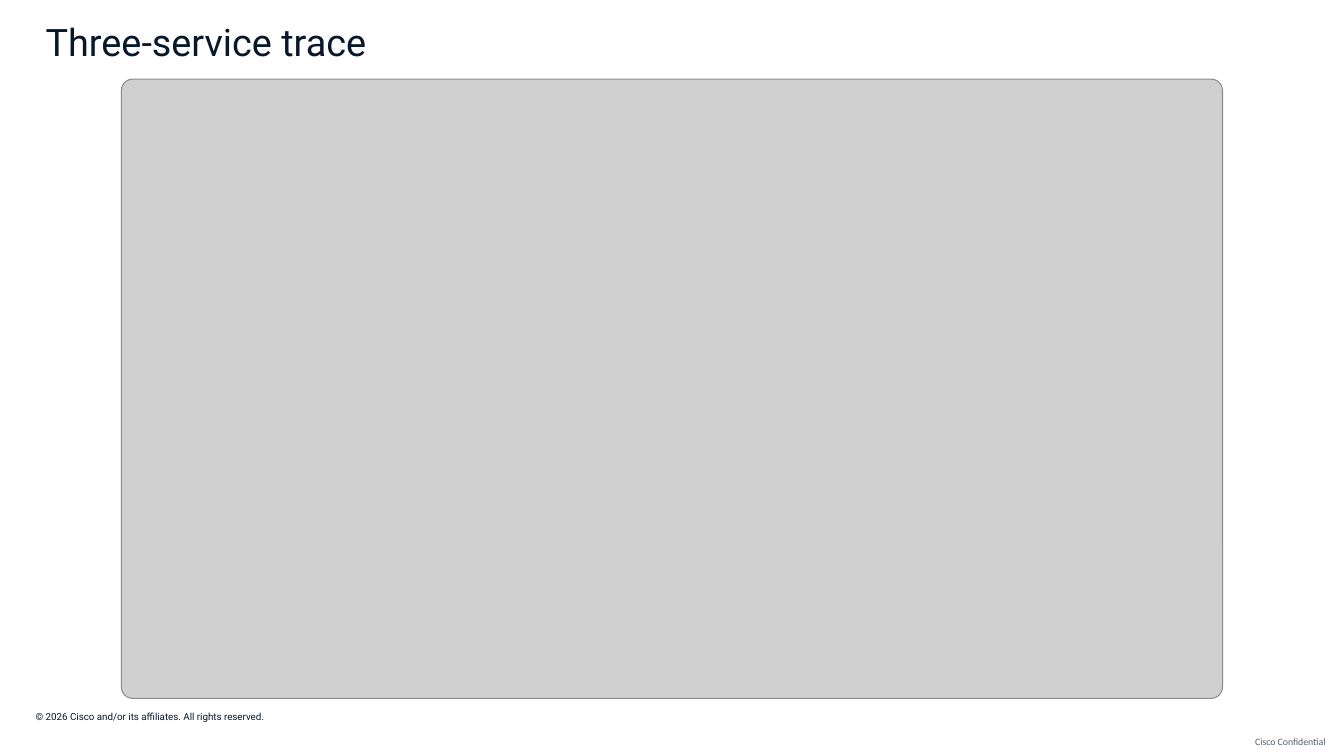
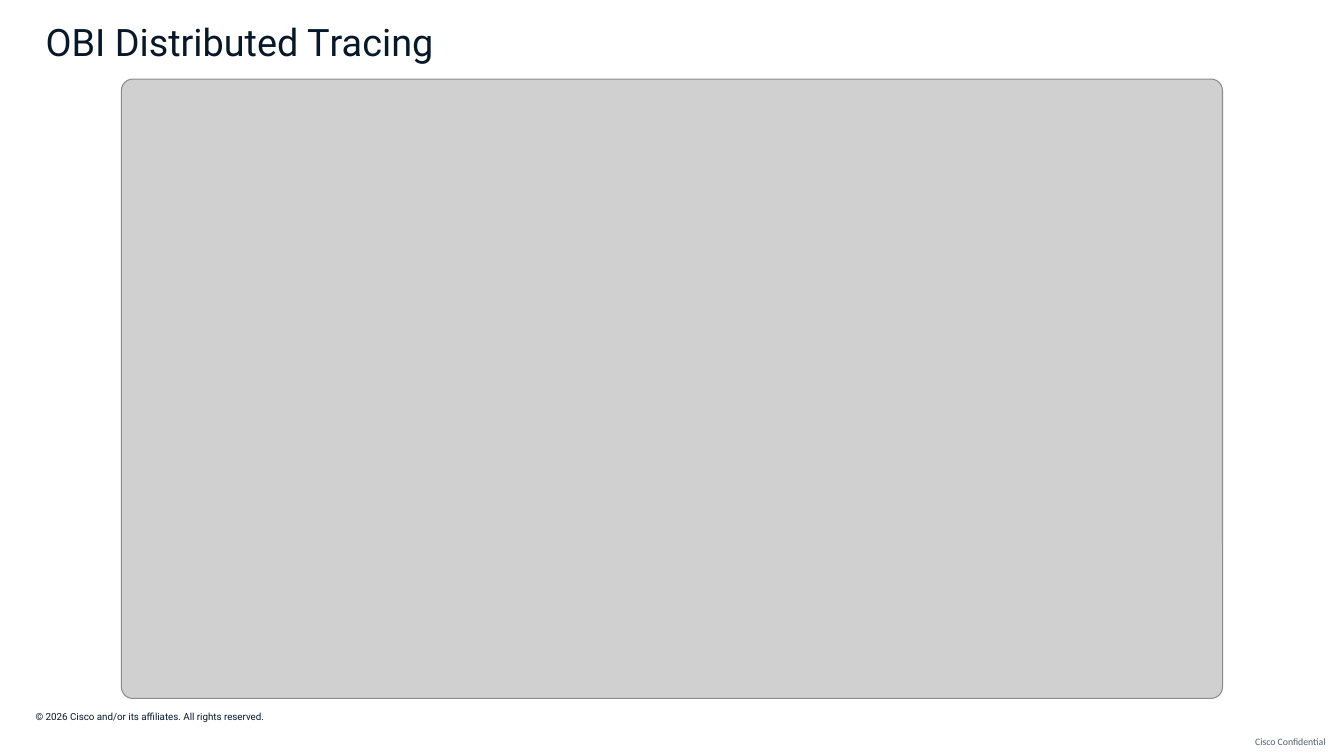
Before and after one commit to ajimenez1503/cilium-obi-demo, a slide deck: slide 22 of slides/cilium-obi-session-deck-latest.pptx. Drawn at 1344x756 pixels with LibreOffice and Linux fonts; fonts in the diff are those of the drawing; grey boxes stand for pictures; background and template pictures are left out. Boxes give left, top, right and bottom in pixels: in the first picture for what was removed or moved away, otherwise in the second. Text is boxed around its words. In the diff, an @@ line names an element or a change of style, - is before the commit and + after.

```diff
--- a/slides/cilium-obi-session-deck-latest.pptx
+++ b/slides/cilium-obi-session-deck-latest.pptx
@@ text at bbox=[46, 27, 433, 64]: text changed @@
-Three-service trace
+OBI Distributed Tracing
```
Also in this commit, not shown: 3 other slides changed.
